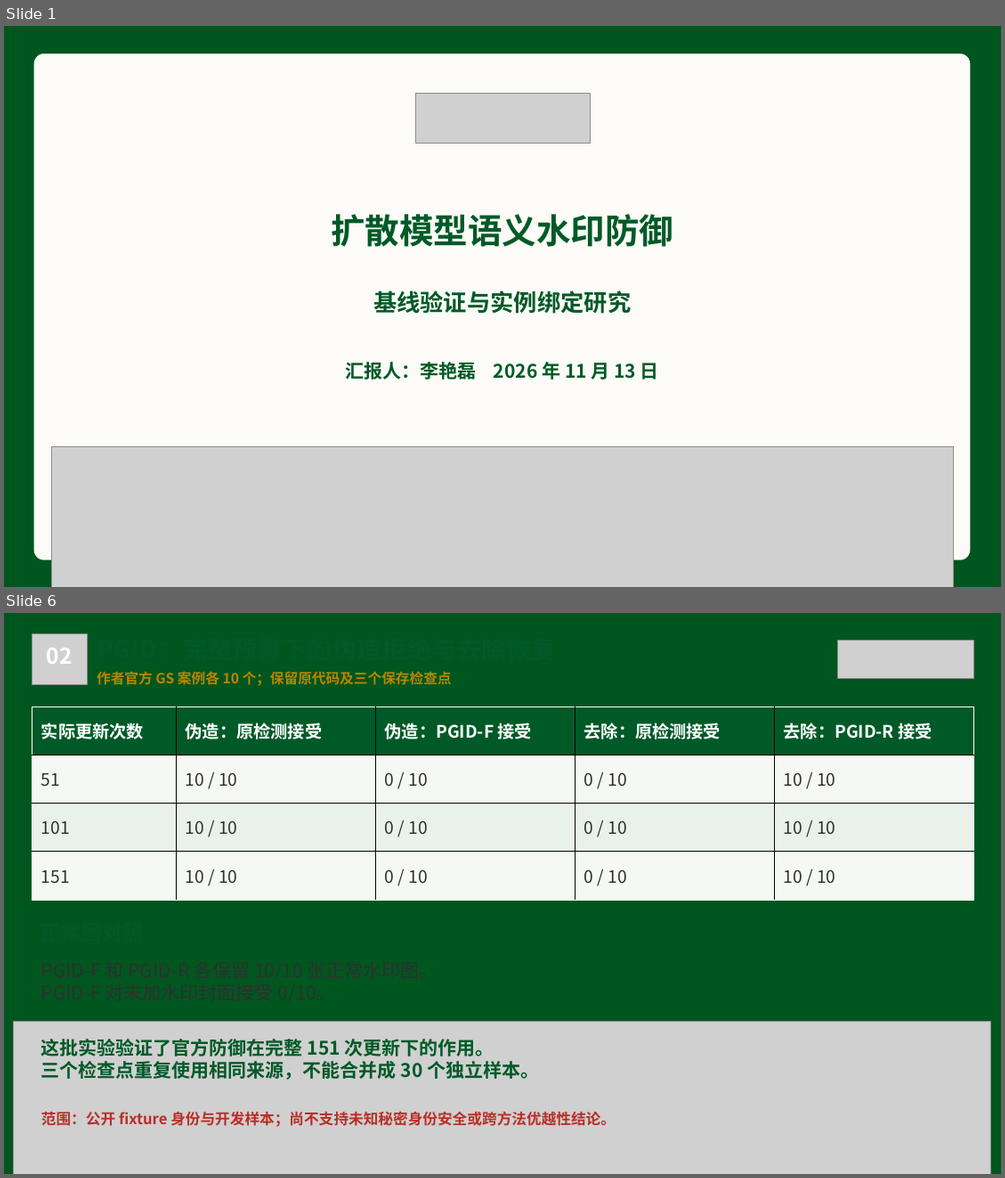
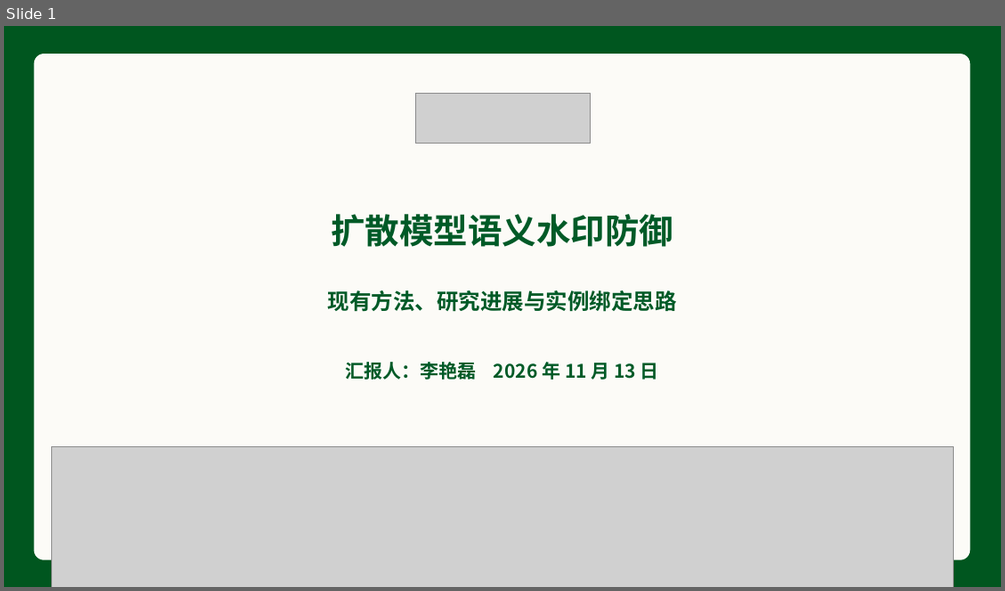
Before and after one commit to lylei5/watermark2, a slide deck: presentations/defense_briefing_20261113/output/语义水印防御研究汇报_中山大学_20261113.pptx. Shown one above the other, each under a label of ours: slides 1 and 6 before the commit, slide 1 after it; the slides between them are not shown. The pictures are 1005x1178 and 1005x591 pixels, drawn with LibreOffice and Linux fonts; fonts in the diff are those of the drawing; grey boxes stand for pictures; background and template pictures are left out. Boxes give left, top, right and bottom in pixels: in the first picture for what was removed or moved away, otherwise in the second. Text is boxed around its words. In the diff, an @@ line names an element or a change of style, - is before the commit and + after.

```diff
--- a/presentations/defense_briefing_20261113/output/语义水印防御研究汇报_中山大学_20261113.pptx
+++ b/presentations/defense_briefing_20261113/output/语义水印防御研究汇报_中山大学_20261113.pptx
@@ slide 6 removed at (x1=4, y1=613, x2=1001, y2=1174), background gradient #00561F @@
@@ picture removed at (x1=32, y1=634, x2=87, y2=685) @@
@@ text removed at (x1=47, y1=648, x2=73, y2=664) @@
-02
@@ picture removed at (x1=838, y1=640, x2=974, y2=679) @@
@@ text removed at (x1=97, y1=671, x2=452, y2=686) @@
-作者官方 GS 案例各 10 个；保留原代码及三个保存检查点
@@ table removed at (x1=32, y1=706, x2=975, y2=900), 4 rows, 5 columns @@
-实际更新次数 | 伪造：原检测接受 | 伪造：PGID-F 接受 | 去除：原检测接受 | 去除：PGID-R 接受
-51 | 10 / 10 | 0 / 10 | 0 / 10 | 10 / 10
-101 | 10 / 10 | 0 / 10 | 0 / 10 | 10 / 10
-151 | 10 / 10 | 0 / 10 | 0 / 10 | 10 / 10
@@ picture removed at (x1=14, y1=1022, x2=991, y2=1174) @@
@@ text removed at (x1=41, y1=1038, x2=539, y2=1079) @@
-这批实验验证了官方防御在完整 151 次更新下的作用。
-三个检查点重复使用相同来源，不能合并成 30 个独立样本。
@@ text removed at (x1=41, y1=1111, x2=615, y2=1127) @@
-范围：公开 fixture 身份与开发样本；尚不支持未知秘密身份安全或跨方法优越性结论。
@@ slide 1 changed as well @@
@@ text at (x1=328, y1=290, x2=677, y2=312): text changed; size 22.5 to 21 pt @@
-基线验证与实例绑定研究
+现有方法、研究进展与实例绑定思路
```
Also in this commit, not shown: 2 other slides changed, 7 slides added, 6 other slides removed, 7 other files.
